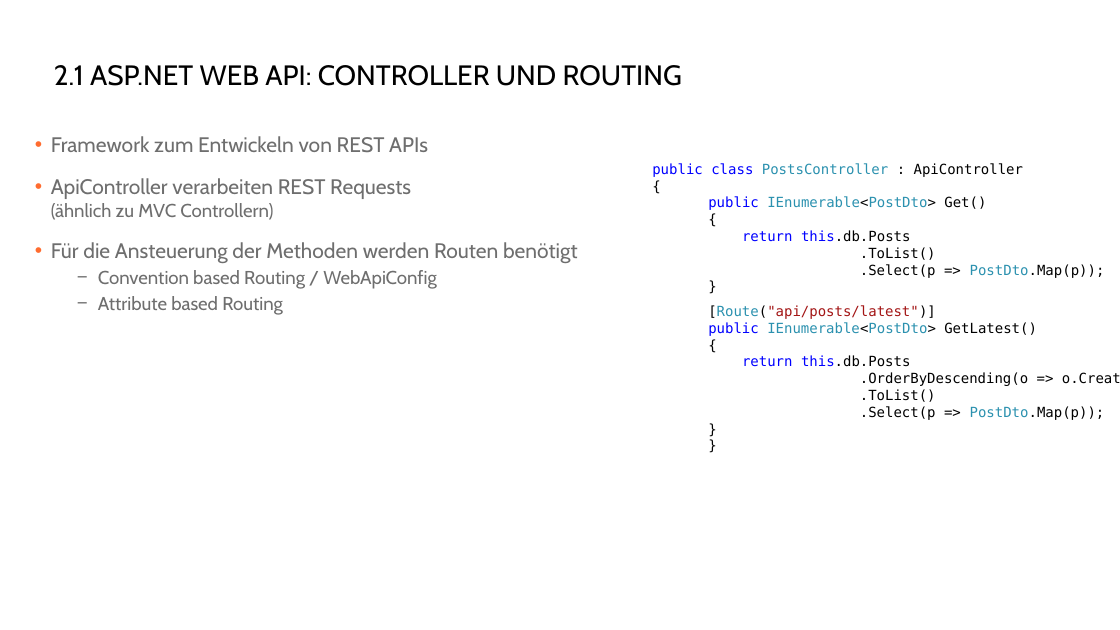
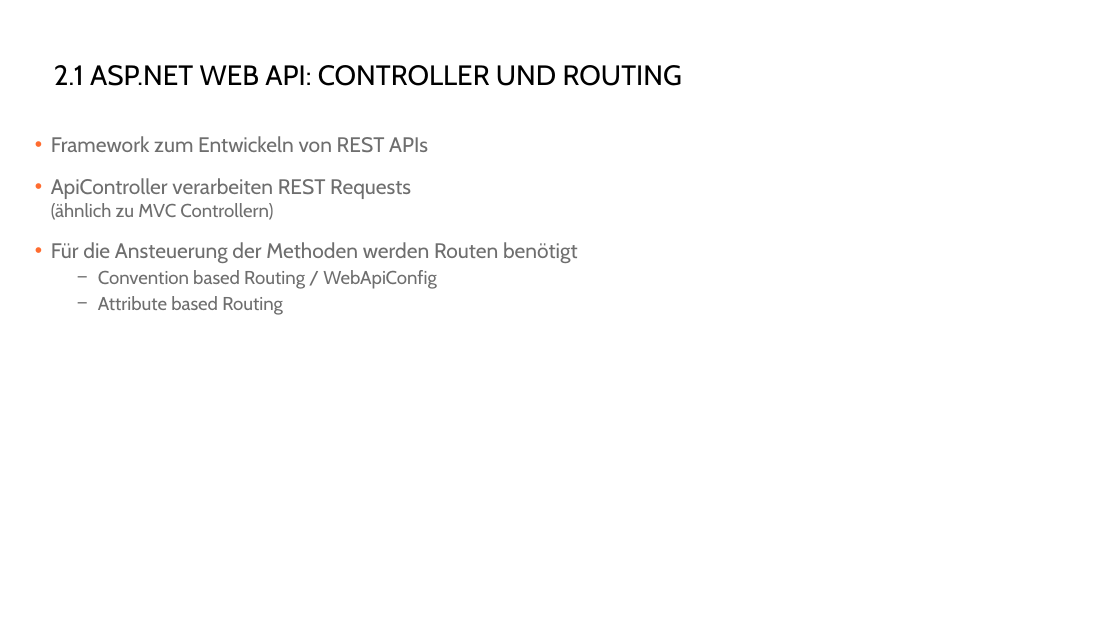
Before and after one commit to danielbeckmann/DotNETJumpStart, a slide deck: slide 10 of 05. ASP.NET Web API/Entwicklung einer Schnittstelle mit ASP.NET Web API.pptx (slide 9 before the commit). Drawn at 1120x630 pixels with LibreOffice and Linux fonts; fonts in the diff are those of the drawing; background and template pictures are left out. Boxes give left, top, right and bottom in pixels: in the first picture for what was removed or moved away, otherwise in the second. Text is boxed around its words. In the diff, an @@ line names an element or a change of style, - is before the commit and + after.

```diff
--- a/05. ASP.NET Web API/Entwicklung einer Schnittstelle mit ASP.NET Web API.pptx
+++ b/05. ASP.NET Web API/Entwicklung einer Schnittstelle mit ASP.NET Web API.pptx
@@ text removed at bbox=[652, 163, 1105, 278] @@
-public class PostsController : ApiController
-{
-  public IEnumerable<PostDto> Get()
-  {
-  return this.db.Posts
-  .ToList()
-  .Select(p => PostDto.Map(p));
-  }
@@ text removed at bbox=[708, 305, 1120, 420] @@
-  [Route("api/posts/latest")]
-  public IEnumerable<PostDto> GetLatest()
-  {
-  return this.db.Posts
-  .OrderByDescending(o => o.Created)
-  .ToList()
-  .Select(p => PostDto.Map(p));
-  }
-}
```
Also in this commit, not shown: 1 other slide changed, 2 slides added.
